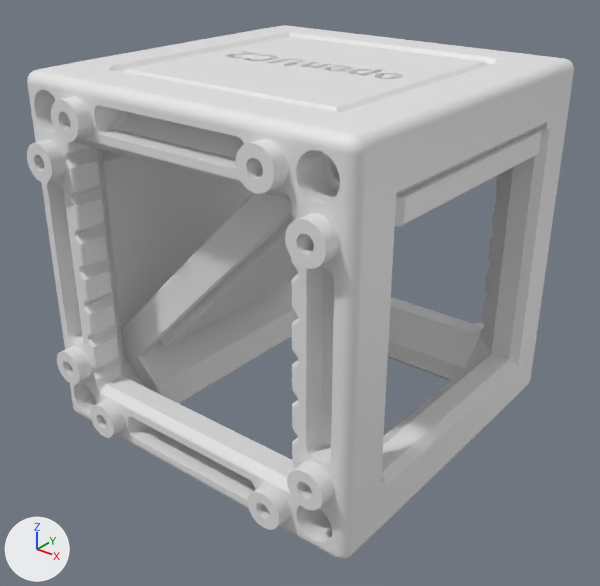
Before and after pictures for a commit that changed the glTF model examples/designs/cube-mounted/mirror-diagonal.dsn/_objects:xy.gltf.
Camera for both pictures: a 50 mm lens placed at (0.0655, -0.0838, 0.0445), pointed at (0.0008, -0.0029, -0.0057). Every picture has the same lights, and +X, +Y and +Z are marked at lower left. The picture after the commit comes second.

The scene before the commit, as lines of its bpy script (objects in view):
```python
me_prt___1003___cubhlf111___v04 = bpy.data.meshes.new('PRT - 1003 - CUBHLF111 - V04')
me_prt___1003___cubhlf111___v04.from_pydata(...)  # 32695 vertices, 65406 faces; spans x -0.0249..0.0249, y -0.0198..0.0269, z -0.0249..0.0249
me_prt___2022___insmir45th2 = bpy.data.meshes.new('PRT - 2022 - INSMIR45TH2')
me_prt___2022___insmir45th2.from_pydata(...)  # 7957 vertices, 15914 faces; spans x -0.0247..0.0247, y -0.017..0.017, z -0.0247..0.0247
ob_mounted_mirror = bpy.data.objects.new('mounted-mirror', None)
ob_mounted_mirror.parent = ob_design
ob_mounted_mirror.location = (0.0, 0.0, 0.0)
ob_prt___1003___cubhlf111___v04_001 = bpy.data.objects.new('PRT - 1003 - CUBHLF111 - V04.001', me_prt___1003___cubhlf111___v04)
ob_prt___1003___cubhlf111___v04_001.parent = ob_upper_half
ob_prt___1003___cubhlf111___v04_001.location = (0.0, 0.0, 0.0)
ob_prt___2022___insmir45th2 = bpy.data.objects.new('PRT - 2022 - INSMIR45TH2', me_prt___2022___insmir45th2)
ob_prt___2022___insmir45th2.parent = ob_insert
ob_prt___2022___insmir45th2.location = (0.0, 0.0, 0.0)
# also in view: 'BUY - Mirror - 40x30x2' at (-0.0007, 0.0, 0.0007); 'PRT - 1003 - CUBHLF111 - V04' at (0.0, 0.0036, 0.0)
```
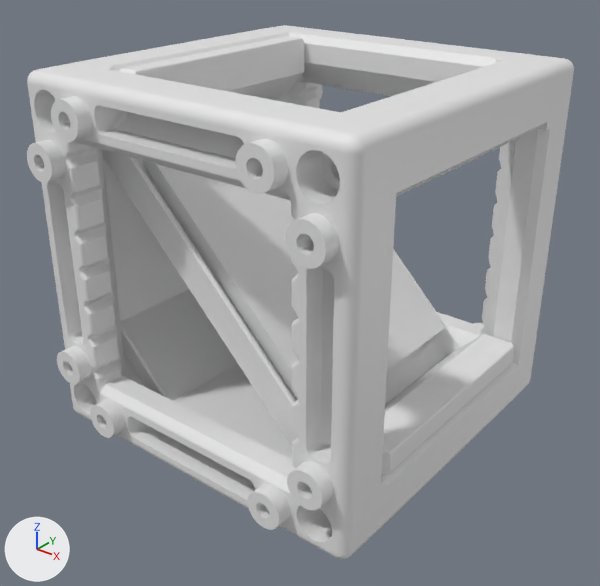
ob_mounted_mirror is not drawn itself; it is the parent of ob_adhesive_pad, ob_insert, ob_mirror.

Changed parts and their boxes (x1, y1, x2, y2) in the pictures (600 x 586 px):
'PRT - 2022 - INSMIR45TH2', turned
    before: (102, 37, 541, 403)
    after: (102, 36, 514, 475)
'BUY - Mirror - 40x30x2', turned
    before: (160, 216, 298, 347)
    after: (143, 161, 445, 397)
'BUY - Adhesive pad - 41x29x1', turned (not visible before)
    after: (155, 182, 423, 400)

Diff of the bpy script that builds the scene:
```diff
--- a/examples/designs/cube-mounted/mirror-diagonal.dsn/_objects:xy.gltf.py
+++ b/examples/designs/cube-mounted/mirror-diagonal.dsn/_objects:xy.gltf.py
@@ ob_mounted_mirror @@
 ob_mounted_mirror.location = (0.0, 0.0, 0.0)
+ob_mounted_mirror.rotation_euler = (0.0, -1.571, 0.0)  # degrees (0, -90, 0)
```
